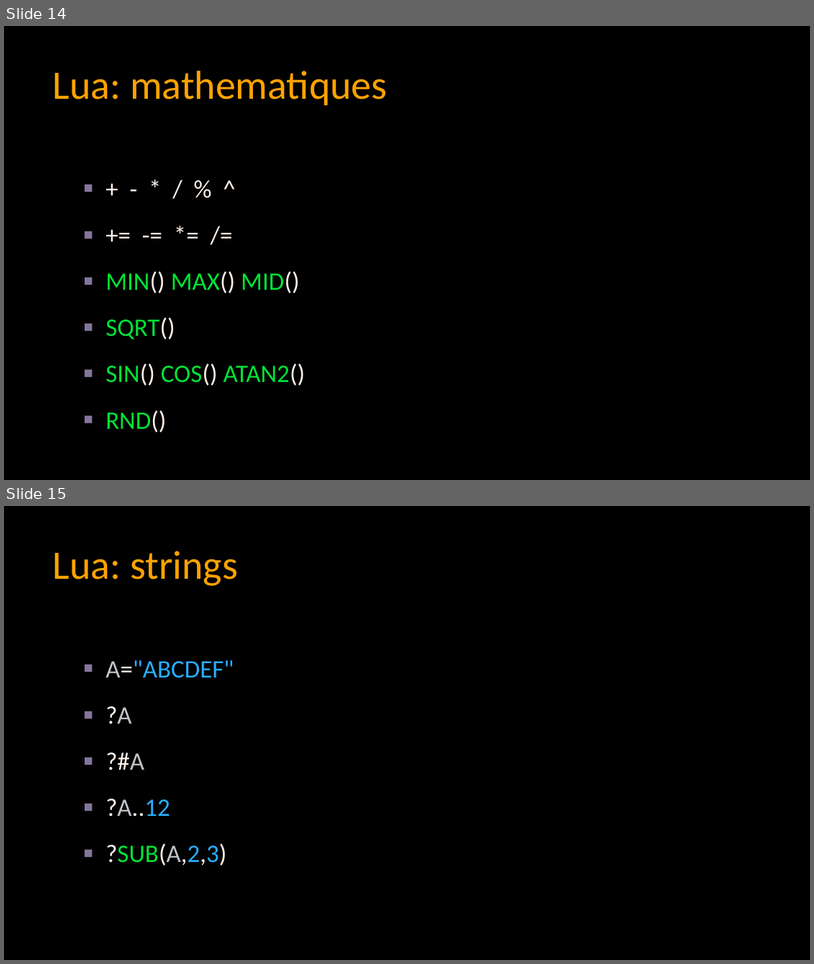
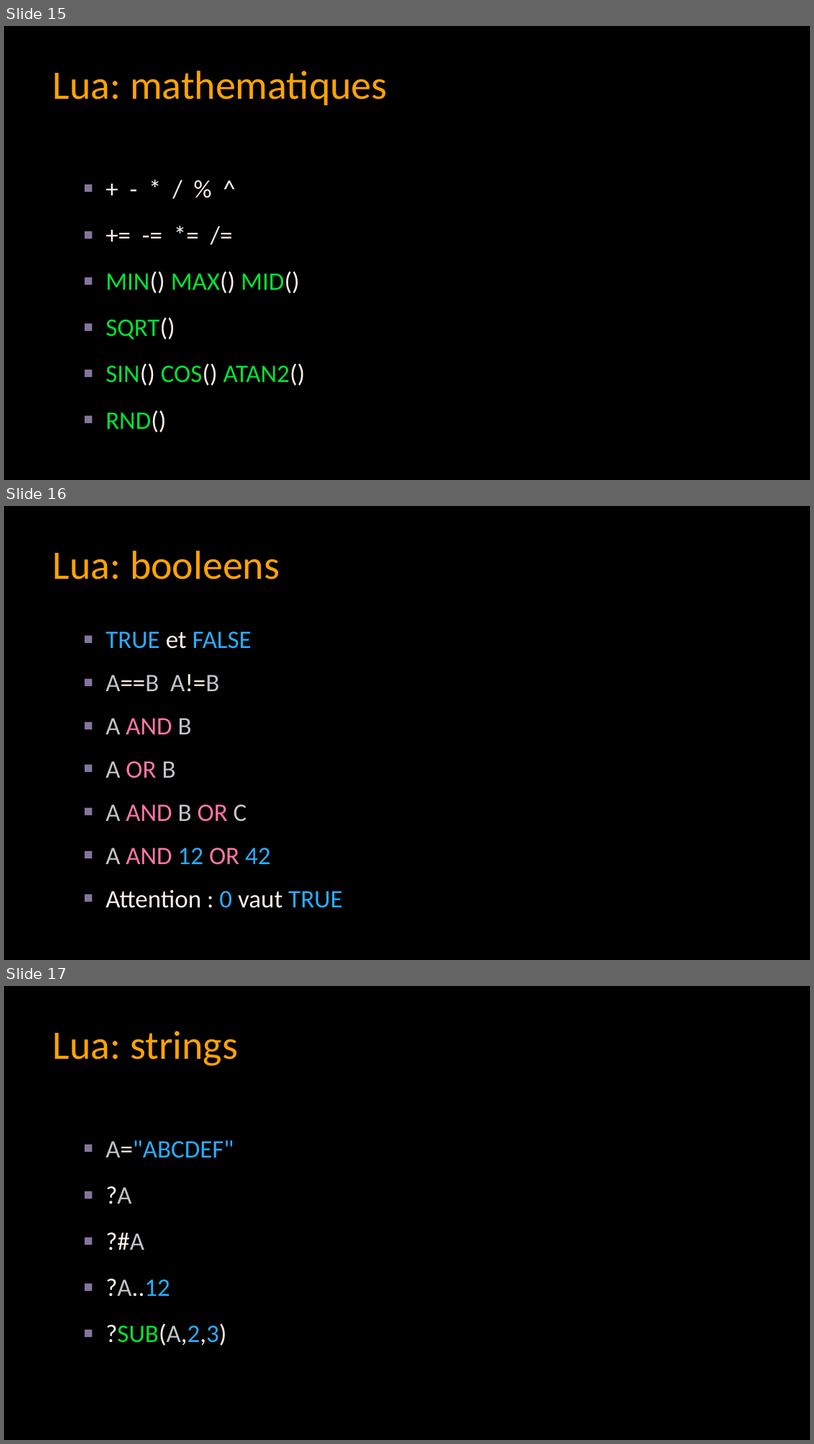
Before and after one commit to samhocevar/cookie-party-pico8-workshop, a slide deck: pico8-workshop.pptx. Shown one above the other, each under a label of ours: slides 14 and 15 before the commit, slides 15, 16 and 17 after it. The pictures are 814x964 and 814x1444 pixels, drawn with LibreOffice and Linux fonts; fonts in the diff are those of the drawing; background and template pictures are left out. Boxes give left, top, right and bottom in pixels: in the first picture for what was removed or moved away, otherwise in the second. Text is boxed around its words. In the diff, an @@ line names an element or a change of style, - is before the commit and + after.

```diff
--- a/pico8-workshop.pptx
+++ b/pico8-workshop.pptx
@@ slide 16 added at (4,506,810,960), background picture (left out) @@
@@ title added at (53,551,280,579), 48 pt, text #FFA300 @@
+Lua: booleens
@@ text added at (106,631,343,908), 30 pt, text #FFF1E8 @@
+▪ TRUE et FALSE
+▪ A==B A!=B
+▪ A AND B
+▪ A OR B
+▪ A AND B OR C
+▪ A AND 12 OR 42
+▪ Attention : 0 vaut TRUE
@@ what was slide 14 is now slide 15 @@
@@ what was slide 15 is now slide 17 @@
```
Also in this commit, not shown: 2 slides changed, 1 other slide added, 1 other file.
